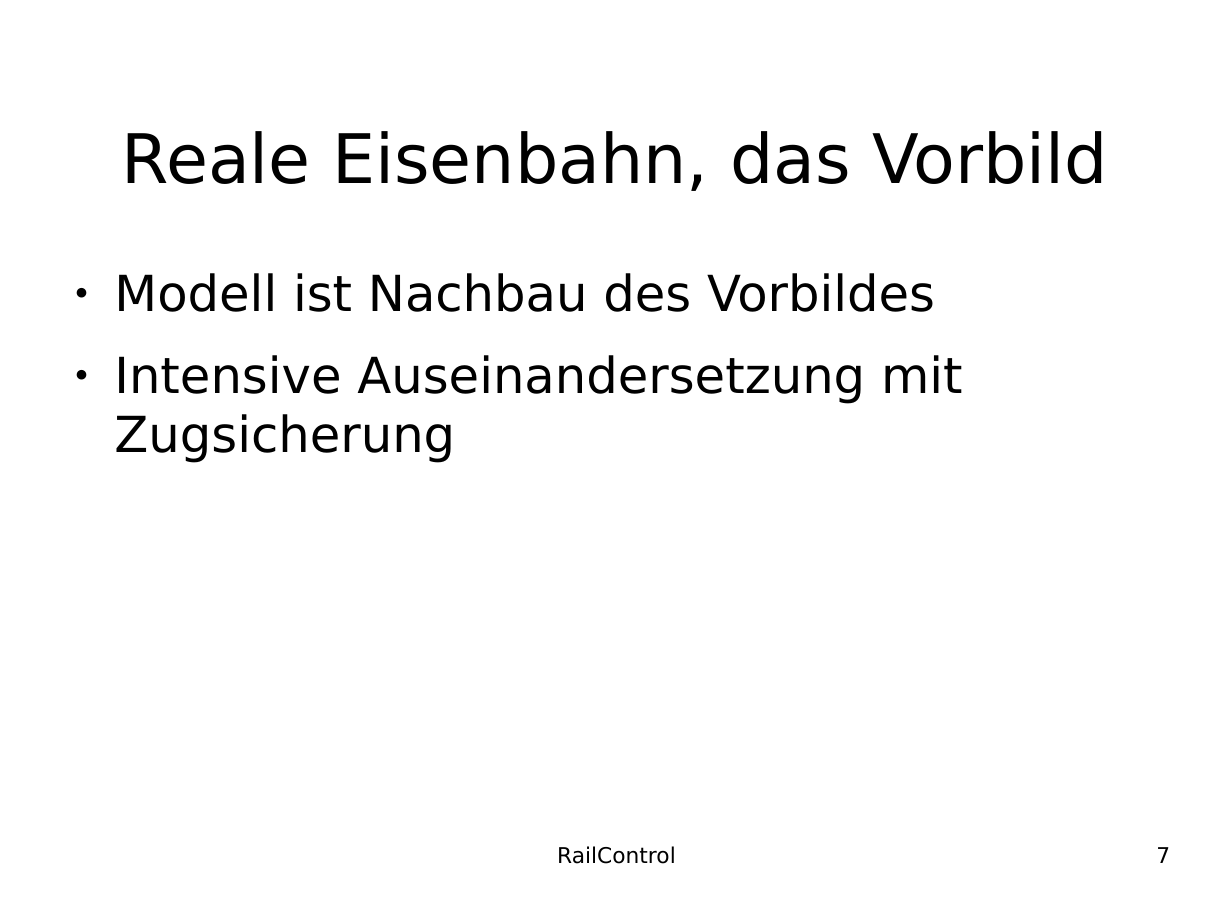
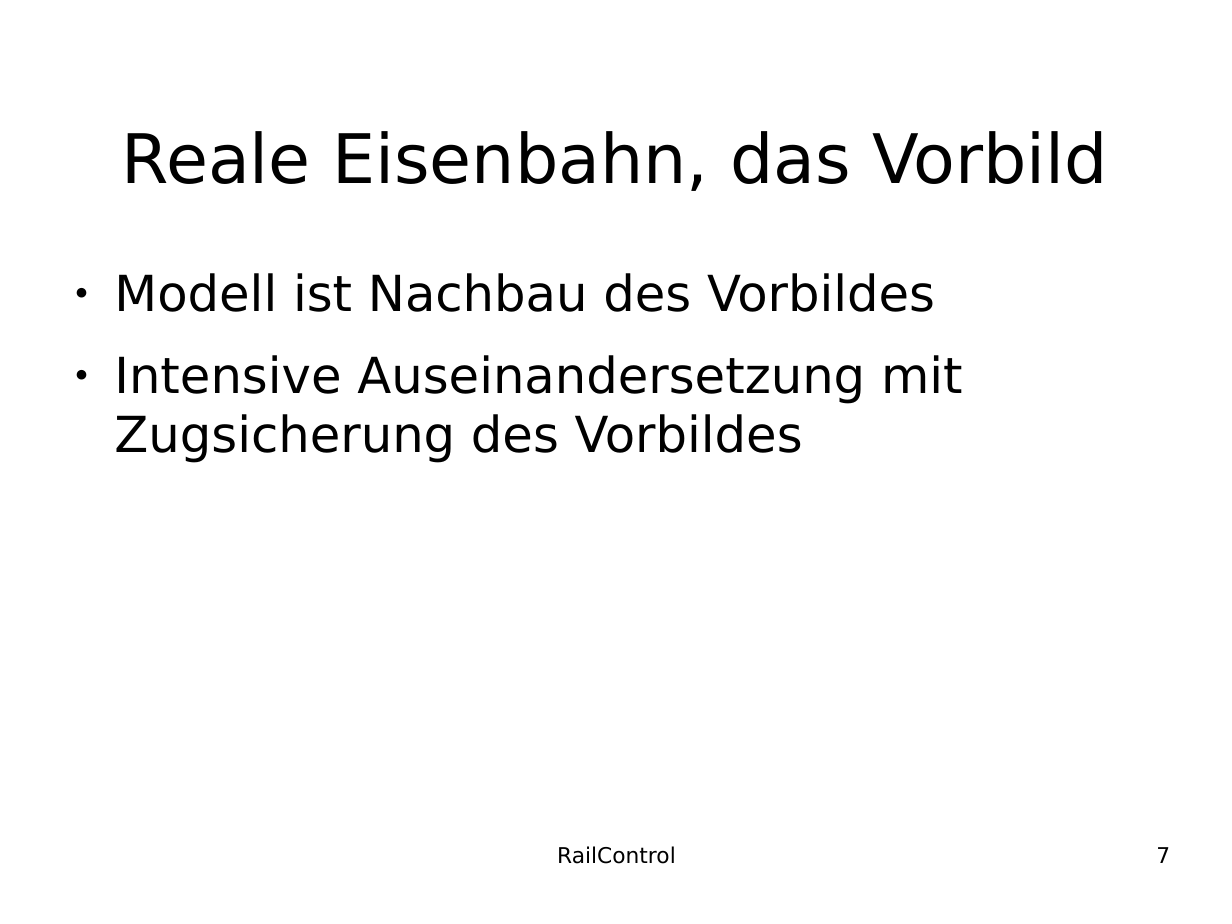
Before and after one commit to teddych/railcontrol, a slide deck: slide 7 of MAS/MAS_Thesis.odp. Drawn at 1232x924 pixels with LibreOffice and Linux fonts; fonts in the diff are those of the drawing; background and template pictures are left out. Boxes give left, top, right and bottom in pixels: in the first picture for what was removed or moved away, otherwise in the second. Text is boxed around its words. In the diff, an @@ line names an element or a change of style, - is before the commit and + after.

```diff
--- a/MAS/MAS_Thesis.odp
+++ b/MAS/MAS_Thesis.odp
@@ text at <box>114,355,963,463</box>: text changed @@
-● Intensive Auseinandersetzung mit Zugsicherung
+● Intensive Auseinandersetzung mit Zugsicherung des Vorbildes
```
Also in this commit, not shown: 3 other slides changed.
